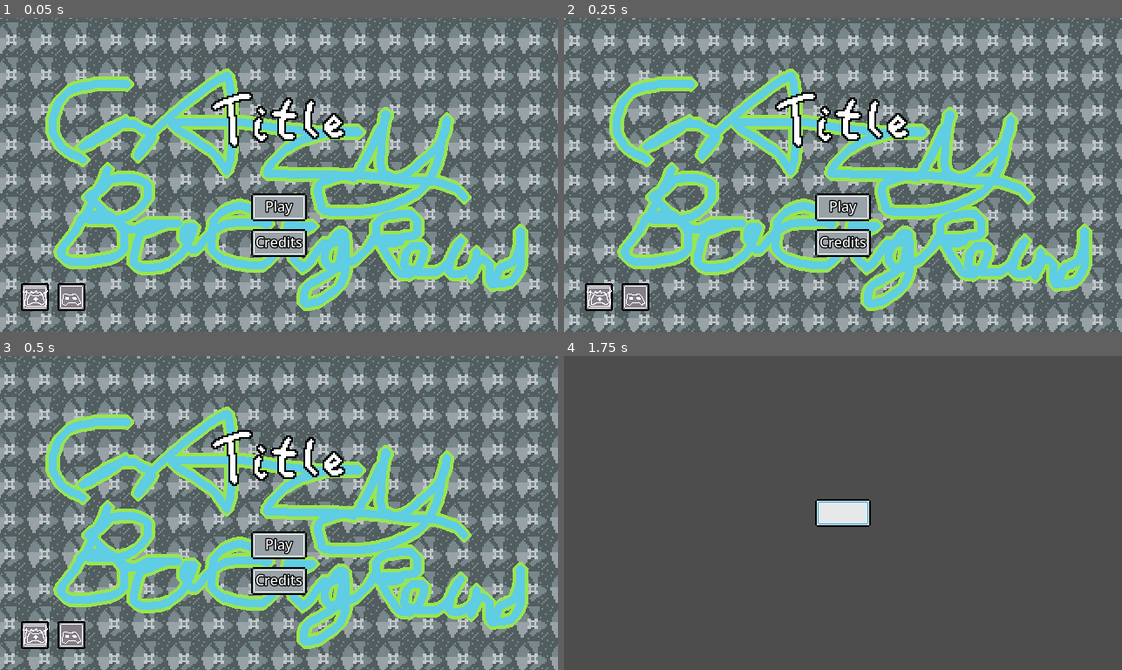
Above: before the commit, frames 1-4 (two rows, left to right).
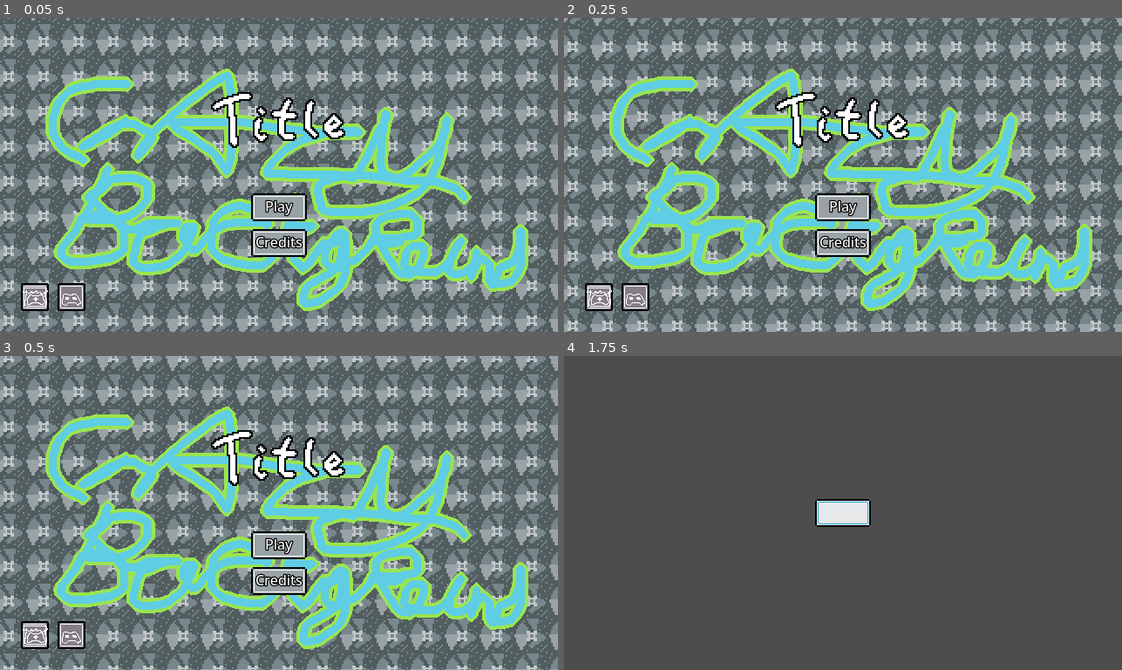
Above: after the commit, the same moments.

Repository: Simplexeon/SimplExtensions
Game: Godot game, scene res://SimplExtensions/MainMenu/MainMenu.tscn
The game is run twice, just before and just after one commit, with the same random seed, the same clock (stepped at 60 frames per second) and the same inputs. The project has no main scene, so this scene is started directly.
Inputs (mouse positions are in pixels of both pictures, inside the frame that each line leads up to):
- Up to frame 1 (0.05 s): no input
- Up to frame 2 (0.25 s): no input
- Up to frame 3 (0.5 s): no input
- Up to frame 4 (1.75 s): click (843, 544) at 0.5 s; click (843, 513) at 1.25 s

The runs differ from the first frame. In frame 1, 27% of the frame differs, in the area x 0-100%, y 0-100%; in frame 2, 38%; in frame 3, 46%; in frame 4, nothing differs.

Commit message:
using v scroll dir

Diff:
--- a/SimplExtensions/MainMenu/MainMenu.tscn
+++ b/SimplExtensions/MainMenu/MainMenu.tscn
@@ -47,10 +47,10 @@
 anchor_top = 0.5
 anchor_right = 0.5
 anchor_bottom = 0.5
-offset_left = -357.165
-offset_top = -142.835
-offset_right = 282.835
-offset_bottom = 217.165
+offset_left = -330.121
+offset_top = -159.681
+offset_right = 309.879
+offset_bottom = 200.319
 grow_horizontal = 2
 grow_vertical = 2
 scale = Vector2(2, 2)
@@ -58,10 +58,34 @@
 texture = ExtResource("3_gla0t")
 stretch_mode = 1
 script = ExtResource("4_ikfom")
-ScrollSpeed = 5.0
-ScrollDirection = Vector2(-0.707107, 0.707107)
+ScrollSpeed = 30.0
+ScrollDirection = Vector2(0, 1)
 viewport_rect = Vector2(640, 360)
-max_distance = 56.5685
+max_distance = 40.0
+
+[node name="TiledBG2" type="TextureRect" parent="ScreenControl/CenterControl"]
+texture_repeat = 2
+layout_mode = 1
+anchors_preset = -1
+anchor_left = 0.5
+anchor_top = 0.5
+anchor_right = 0.5
+anchor_bottom = 0.5
+offset_left = -320.0
+offset_top = -142.5
+offset_right = 320.0
+offset_bottom = 217.5
+grow_horizontal = 2
+grow_vertical = 2
+scale = Vector2(2, 2)
+pivot_offset = Vector2(320, 180)
+texture = ExtResource("3_gla0t")
+stretch_mode = 1
+script = ExtResource("4_ikfom")
+ScrollSpeed = 30.0
+ScrollDirection = Vector2(0, 1)
+viewport_rect = Vector2(640, 360)
+max_distance = 40.0
 
 [node name="StaticBG" type="TextureRect" parent="ScreenControl/CenterControl"]
 layout_mode = 0
--- a/SimplExtensions/MainMenu/TiledBG.gd
+++ b/SimplExtensions/MainMenu/TiledBG.gd
@@ -5,13 +5,14 @@
 @export var ScrollSpeed : float = 0;
 @export var ScrollDirection : Vector2 = Vector2(1, 0) :
 	set(value):
-		ScrollDirection = value.normalized();
+		ScrollDirection = value;
+		using_dir = value.normalized();
 		#var reg_scroll : float = (viewport_rect.rotated(viewport_rect.angle_to(ScrollDirection)) * .5).length();
 		#var texture_length : float = (texture.get_size() * ScrollDirection).length();
 		#var texture_amount : float = reg_scroll / texture_length;
 		#scroll_dir_max = texture_length * texture_amount;
 		var a : float = texture.get_width() * scale.x;
-		var b : float = abs(ScrollDirection.angle_to(Vector2(1, 0)));
+		var b : float = abs(using_dir.angle_to(Vector2(1, 0)));
 		if(b > PI):
 			b = b - PI;
 		elif(b > (PI / 2)):
@@ -28,6 +29,7 @@
 
 # Object Vars
 var distance_moved : Vector2 = Vector2.ZERO;
+var using_dir : Vector2;
 
 
 # Processes
@@ -69,7 +71,7 @@
 func _physics_process(delta: float) -> void:
 	if(ScrollSpeed == 0):
 		return;
-	var frame_change : Vector2 = ScrollDirection * ScrollSpeed * delta;
+	var frame_change : Vector2 = using_dir * ScrollSpeed * delta;
 	position += frame_change;
 	distance_moved += frame_change;
 	#if(distance_moved.length() >= scroll_dir_max):
@@ -77,5 +79,5 @@
 	#	distance_moved = distance_moved - (ScrollDirection * scroll_dir_max);
 
 	if(distance_moved.length() >= max_distance):
-		position -= ScrollDirection * max_distance;
-		distance_moved -= ScrollDirection * max_distance;
+		position -= using_dir * max_distance;
+		distance_moved -= using_dir * max_distance;
